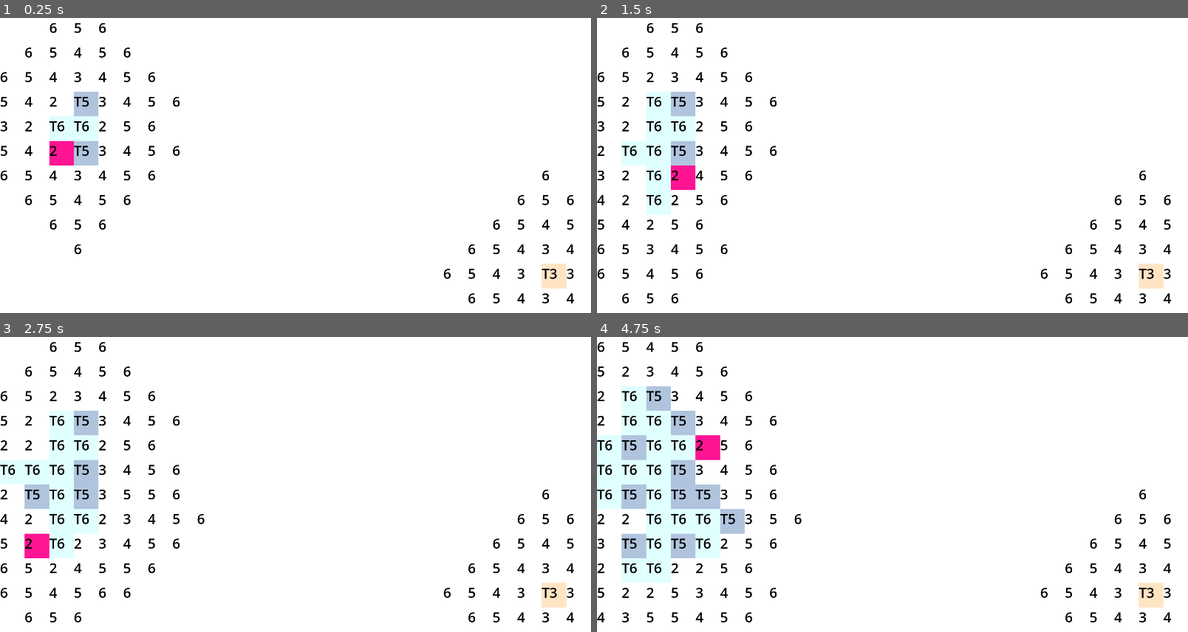
Above: before the commit, frames 1-4 (two rows, left to right).
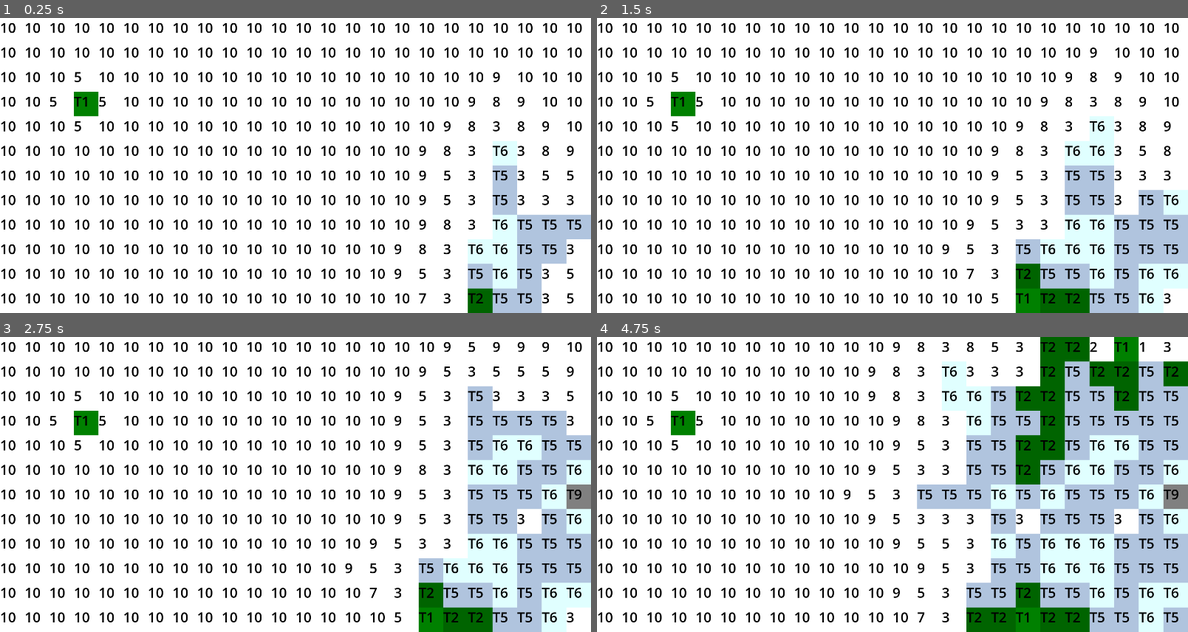
Above: after the commit, the same moments.

Repository: GoobaMan62/Waveform-Collapse
Game: Godot game, scene res://main.tscn
The game is run twice, just before and just after one commit, with the same random seed, the same clock (stepped at 60 frames per second) and the same inputs.
Inputs (mouse positions are in pixels of both pictures, inside the frame that each line leads up to):
- Up to frame 1 (0.25 s): no input
- Up to frame 2 (1.5 s): tap Enter (ui_accept) at 0.5, 0.77, 1.25 s; move the mouse to (1022, 150) at 0.52 s; move the mouse to (774, 180) at 1.27 s
- Up to frame 3 (2.75 s): tap Enter (ui_accept) at 1.52, 2 s; move the mouse to (354, 419) at 2.02 s
- Up to frame 4 (4.75 s): move the mouse to (862, 543) at 2.77 s; tap Enter (ui_accept) at 3.02, 3.5, 3.77, 4.52 s; move the mouse to (1069, 528) at 3.52 s; move the mouse to (715, 440) at 4.27 s

The runs differ from the first frame. In frame 1, 18% of the frame differs, in the area x 0-100%, y 1-100%; in frame 2, 25%; in frame 3, 31%; in frame 4, 50%, in the area x 0-100%, y 0-100%.

Commit message:
Now 10 Tile Types

Diff:
--- a/global_vars.gd
+++ b/global_vars.gd
@@ -2,12 +2,16 @@
 # List of each tile type that can be next to it, Color, Name
 var tile_types: Dictionary = {
 	0: [[], Color.WHITE, "Undecided"],
-	1: [[1, 1, 1, 1, 1, 1, 1, 1, 1, 1, 1, 1, 1, 1, 2, 2, 2, 3], Color.WEB_GREEN, "Grass"],
+	1: [[1, 1, 1, 1, 1, 1, 1, 1, 1, 1, 1, 1, 1, 1, 2, 2, 2, 3, 7, 9], Color.WEB_GREEN, "Grass"],
 	2: [[2, 2, 2, 2, 2, 2, 2, 2, 1, 1, 5, 5], Color.DARK_GREEN, "Forest"],
-	3: [[3, 3, 3, 3, 3, 3, 3, 3, 3, 3, 3, 3, 3, 3, 3, 1, 1, 1, 4, 4], Color.BISQUE, "Sand"],
+	3: [[3, 3, 3, 3, 3, 3, 3, 3, 3, 3, 3, 3, 3, 3, 3, 1, 1, 1, 4, 4, 7], Color.BISQUE, "Beach"],
 	4: [[4, 4, 4, 4, 4, 4, 4, 4, 4, 4, 3], Color.NAVY_BLUE, "Water"],
 	5: [[5, 5, 5, 5, 5, 5, 5, 5, 5, 5, 5, 5, 5, 6, 6, 6, 2], Color.LIGHT_STEEL_BLUE, "Snow"],
-	6: [[6, 6, 6, 6, 6, 6, 6, 6, 6, 6, 6, 6, 5, 5, 5, 5, 5], Color.LIGHT_CYAN, "Ice"]
+	6: [[6, 6, 6, 6, 6, 6, 6, 6, 6, 6, 6, 6, 5, 5, 5, 5, 5, 9, 9], Color.LIGHT_CYAN, "Ice"],
+	7: [[7, 7, 7, 7, 7, 7, 7, 7, 7, 7, 7, 7, 7, 7, 8, 8, 8, 9, 9, 9, 1, 3], Color.BURLYWOOD, "Desert"],
+	8: [[8, 8, 8, 8, 8, 8, 8, 7, 7, 7, 9], Color.CRIMSON, "Scorching"],
+	9: [[9, 9, 9, 9, 9, 9, 9, 9, 9, 9, 1, 7, 8, 10, 10, 6], Color.WEB_GRAY, "Rocky"],
+	10: [[10, 10, 10, 10, 10, 10, 9, 9, 9, 9], Color.DIM_GRAY, "Mountain"]
 	}
 
-var tile_type_count = 6
+var tile_type_count = len(tile_types)
--- a/main.gd
+++ b/main.gd
@@ -5,7 +5,8 @@
 var temp
 const width = 24
 const height = 12
-var delay = 0.05
+const base_delay = 0.01
+var delay = base_delay
 var start = [
 	[[width / 2 - 2, width / 2 - 1, width / 2, width / 2 + 1, width / 2 + 2].pick_random(),
 	[height / 2 - 2, height / 2 - 1, height / 2, height / 2 + 1, height / 2 + 2].pick_random()]]
@@ -15,12 +16,12 @@
 	if Input.is_action_pressed('ui_accept'):
 		delay = 1
 	else:
-		delay = 0.05
+		delay = base_delay
 
 func _ready() -> void:
 	offset = Vector2(width*32, height*32)
-	start = [[3, 3], [22, 10]]
-	choices = [[5, 6], [3, 4]]
+	start = [[3, 3], [21, 9]]
+	choices = [[1, 2, 3, 4, 5, 6, 7, 8, 9, 10], [1, 2, 3, 4, 5, 6, 7, 8, 9, 10]]
 	var special = []
 	for i in width:
 		grid.append([])
@@ -53,14 +54,14 @@
 		options.erase(child)
 	if lowest_child:
 		lowest_child.get_child(0).color = Color.DEEP_PINK
+		# await get_tree().create_timer(delay).timeout
+		lowest_child.collapse()
 		await get_tree().create_timer(delay).timeout
-		lowest_child.collapse()
-		#await get_tree().create_timer(0.04).timeout
 		collapse()
 	else:
 		print("DONE")
-		await get_tree().create_timer(3).timeout
-		#get_tree().reload_current_scene()
+		await get_tree().create_timer(1).timeout
+		get_tree().reload_current_scene()
 
 func get_child_at(x, y):
 	if -1 < x and x < len(grid):
--- a/tile.gd
+++ b/tile.gd
@@ -3,7 +3,7 @@
 @export var type = 0
 var coords = [-999, -999]
 var entropy = Globals.tile_type_count
-var weighted_entropy = [1, 2, 3, 4, 5, 6]
+var weighted_entropy = Globals.tile_types.keys().slice(1)
 var possibilities = Globals.tile_types.keys().slice(1)
 var updated = false
 var is_selected = false
@@ -33,8 +33,8 @@
 	time += delta
 	if time >= 0.5 and is_selected:
 		time = 0
-		print("poss: ", possibilities)
-		print("wentropy: ", weighted_entropy)
+		# print("poss: ", possibilities)
+		# print("wentropy: ", weighted_entropy)
 
 func add_to_weighted_entropy(list_to_add):
 	if list_to_add:
@@ -50,6 +50,7 @@
 
 func update_entropy(depth = 0):
 	if not updated:
+		updated = true
 		if type == 0 and get_parent():
 			if get_parent().get_child_at(coords[0] - 1, coords[1]).type > 0:
 				weighted_entropy = Globals.tile_types.get(get_parent().get_child_at(coords[0] - 1, coords[1]).type)[0].duplicate()
@@ -66,44 +67,34 @@
 			elif get_parent().get_child_at(coords[0], coords[1] + 1).type > 0:
 				weighted_entropy = Globals.tile_types.get(get_parent().get_child_at(coords[0], coords[1] + 1).type)[0].duplicate()
 			else:
-				if len(possibilities) == Globals.tile_type_count:
-					weighted_entropy = []
-				else:
-					weighted_entropy = possibilities
-				var possible_possibilties = {}
-				var true_somewhere = false
+				weighted_entropy = []
+				var possible_possibilities = {}
+				for poss in possibilities:
+					possible_possibilities[poss] = true
 				for neighbor in [
 					get_parent().get_child_at(coords[0] - 1, coords[1]),
 					get_parent().get_child_at(coords[0] + 1, coords[1]),
 					get_parent().get_child_at(coords[0], coords[1] - 1),
 					get_parent().get_child_at(coords[0], coords[1] + 1)]:
-					true_somewhere = false
-					for key in possible_possibilties.keys():
-						true_somewhere = possible_possibilties[key] or true_somewhere
-					if len(possible_possibilties.keys()) == 0 or not true_somewhere:
-						for pos in neighbor.possibilities:
-							for poss in Globals.tile_types[pos][0]:
-								possible_possibilties[pos] = true
-					else:
-						for pos in possible_possibilties.keys():
-							for poss in Globals.tile_types[pos][0]:
-								if not (poss in neighbor.possibilities):
-									possible_possibilties[poss] = false
-				for key in possible_possibilties.keys():
-					if possible_possibilties[key]:
-						weighted_entropy += Globals.tile_types[key][0].duplicate()
+					var exists = false
+					for pos in possible_possibilities.keys():
+						exists = false
+						for neighposs in neighbor.possibilities:
+							if pos in Globals.tile_types[neighposs][0]:
+								exists = true
+						if not exists:
+							possible_possibilities[pos] = false
+				for key in possible_possibilities.keys():
+					if possible_possibilities[key]:
+						weighted_entropy.append(key)
 			var temp_dict = Dictionary()
 			for item in weighted_entropy:
 				temp_dict[item] = true
 			entropy = len(temp_dict.keys())
 			possibilities = temp_dict.keys().duplicate()
-			if entropy == 1:
-				print("waow")
 			if entropy == 0:
 				entropy = 999
-			elif entropy < Globals.tile_type_count:
-				updated = true
-				update_neighbors(depth + 1)
+			update_neighbors(depth + 1)
 		elif get_parent():
 			entropy = 999
 		$Label.text = str(entropy) if entropy != 999 else 'T' + str(type)
